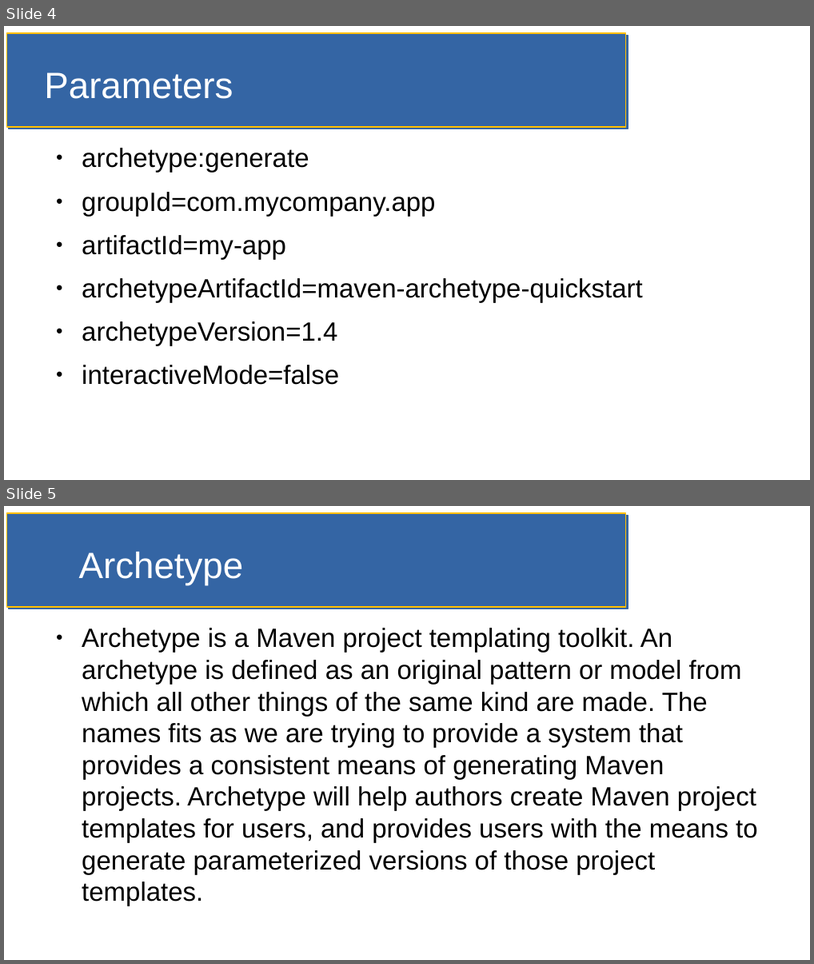
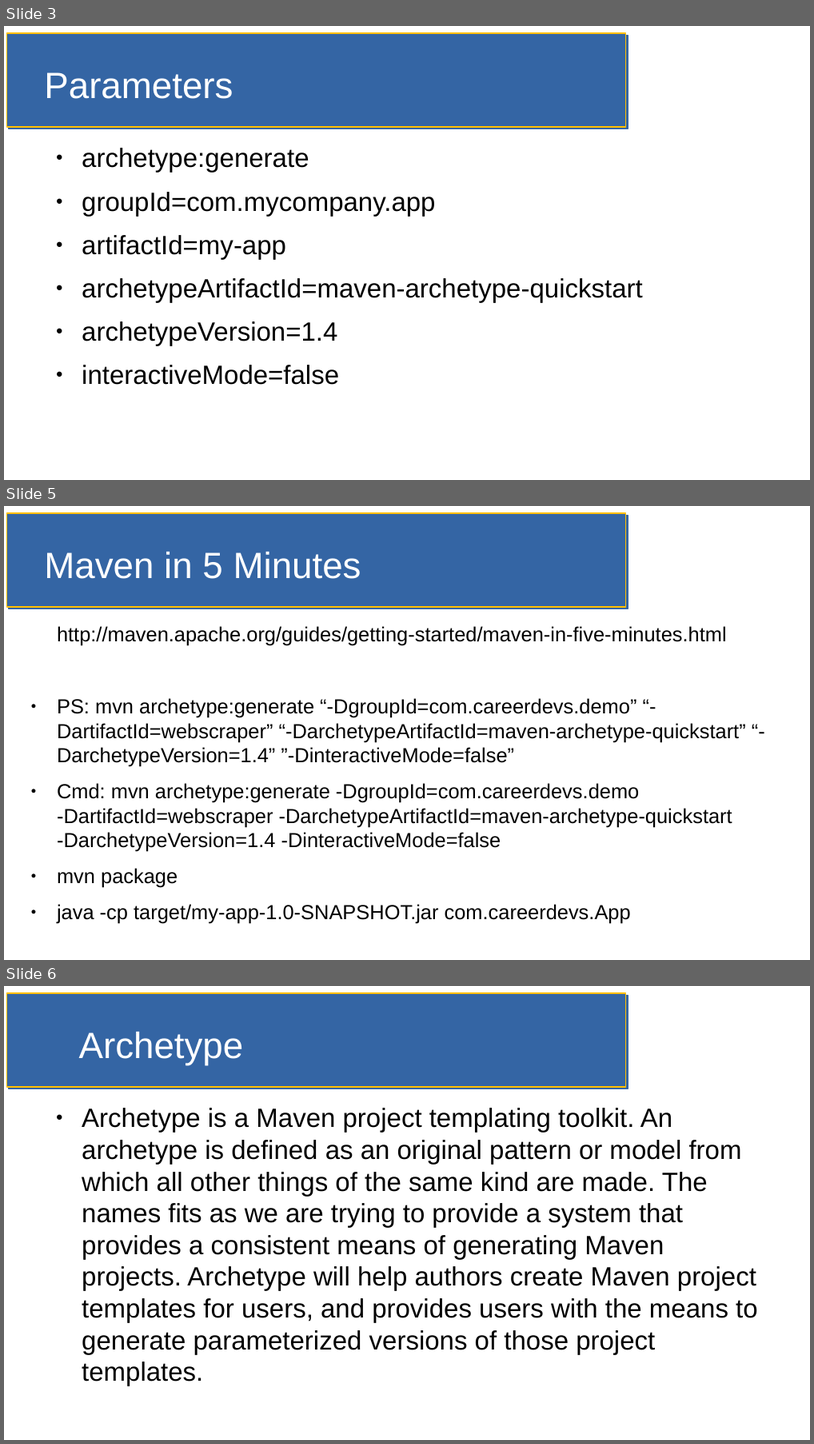
Before and after one commit to jfdoyle3/maven_class, a slide deck: slides/maven.odp. Shown one above the other, each under a label of ours: slides 4 and 5 before the commit, slides 3, 5 and 6 after it; the slides between them are not shown. The pictures are 814x964 and 814x1444 pixels, drawn with LibreOffice and Linux fonts; fonts in the diff are those of the drawing. Boxes give left, top, right and bottom in pixels: in the first picture for what was removed or moved away, otherwise in the second. Text is boxed around its words. In the diff, an @@ line names an element or a change of style, - is before the commit and + after.

Commit message:
duped slide:  example of creating maven project

```diff
--- a/slides/maven.odp
+++ b/slides/maven.odp
@@ slide 5 added at bbox=[4, 506, 810, 960], background #FFFFFF; not listed: 1 template element that a slide beside it also shows @@
@@ title added at bbox=[44, 552, 362, 579], 36 pt, text #FFFFFF @@
+Maven in 5 Minutes
@@ text added at bbox=[57, 626, 746, 924], 20 pt, text #000000 @@
+http://maven.apache.org/guides/getting-started/maven-in-five-minutes.html
+● PS: mvn archetype:generate “-DgroupId=com.careerdevs.demo” “-DartifactId=webscraper” “-DarchetypeArtifactId=maven-archetype-quickstart” “-DarchetypeVersion=1.4” ”-DinteractiveMode=false”
+● Cmd: mvn archetype:generate -DgroupId=com.careerdevs.demo -DartifactId=webscraper -DarchetypeArtifactId=maven-archetype-quickstart -DarchetypeVersion=1.4 -DinteractiveMode=false
+● mvn package
+● java -cp target/my-app-1.0-SNAPSHOT.jar com.careerdevs.App
@@ what was slide 4 is now slide 3 @@
@@ what was slide 5 is now slide 6 @@
```
Also in this commit, not shown: 5 slides changed.
